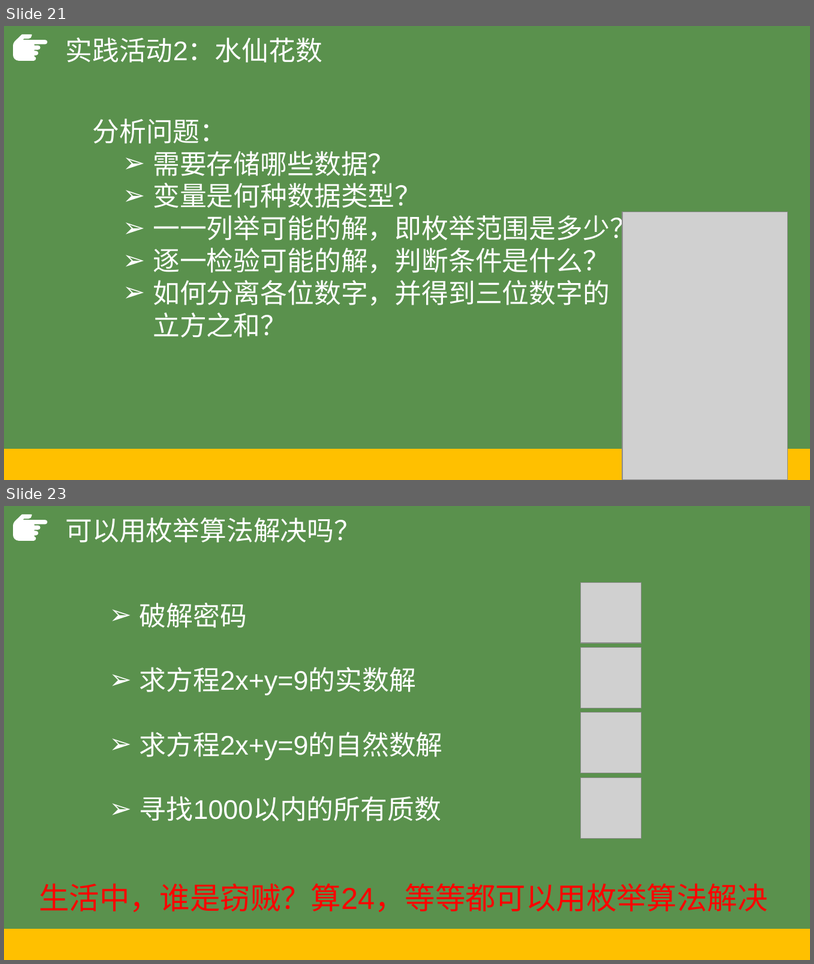
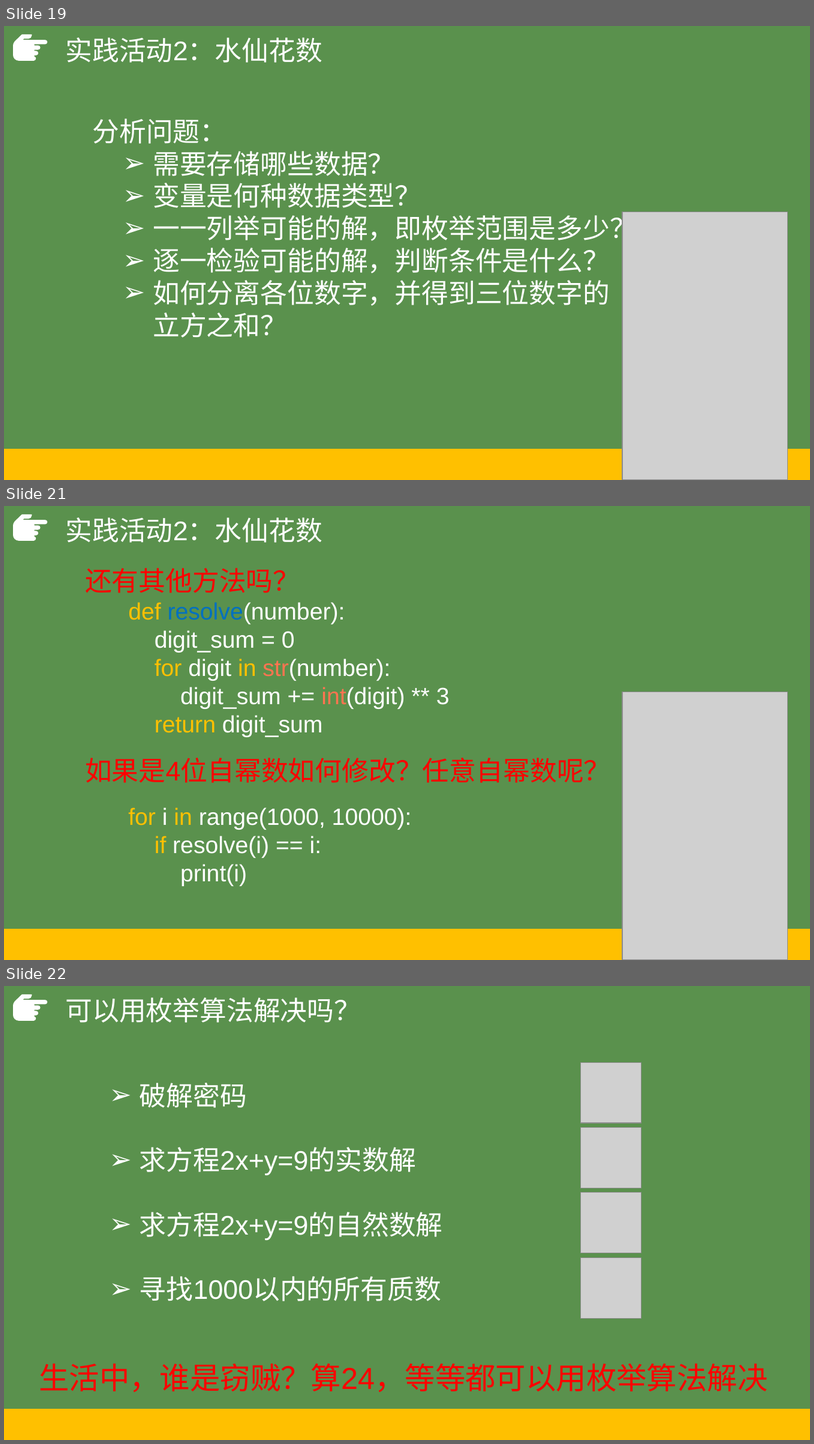
Before and after one commit to hongm32/2020design, a slide deck: 【第09课】枚举算法/【第09课】枚举算法.pptx. Shown one above the other, each under a label of ours: slides 21 and 23 before the commit, slides 19, 21 and 22 after it; the slides between them are not shown. The pictures are 814x964 and 814x1444 pixels, drawn with LibreOffice and Linux fonts; fonts in the diff are those of the drawing; grey boxes stand for pictures. Boxes give left, top, right and bottom in pixels: in the first picture for what was removed or moved away, otherwise in the second. Text is boxed around its words. In the diff, an @@ line names an element or a change of style, - is before the commit and + after.

Commit message:
修改并完善《【第09课】枚举算法》课件

```diff
--- a/【第09课】枚举算法/【第09课】枚举算法.pptx
+++ b/【第09课】枚举算法/【第09课】枚举算法.pptx
@@ slide 21 added at <box>4,506,810,960</box>, background #5A914D; not listed: 2 template elements that a slide beside it also shows @@
@@ text added at <box>65,517,322,543</box>, 32 pt, text #FFFFFF @@
+实践活动2：水仙花数
@@ text added at <box>85,568,300,593</box>, 32 pt, text #FF0000 @@
+还有其他方法吗？
@@ text added at <box>128,602,450,737</box>, 28 pt, text #FFFFFF @@
+def resolve(number):
+digit_sum = 0
+for digit in str(number):
+digit_sum += int(digit) ** 3
+return digit_sum
@@ picture added at <box>623,692,788,960</box> @@
@@ text added at <box>85,757,611,783</box>, 32 pt, text #FF0000 @@
+如果是4位自幂数如何修改？任意自幂数呢？
@@ text added at <box>128,807,412,886</box>, 28 pt, text #FFFFFF @@
+for i in range(1000, 10000):
+if resolve(i) == i:
+print(i)
@@ what was slide 21 is now slide 19 @@
@@ what was slide 23 is now slide 22 @@
```
Also in this commit, not shown: 5 slides changed, 2 slides removed, 6 other files.
